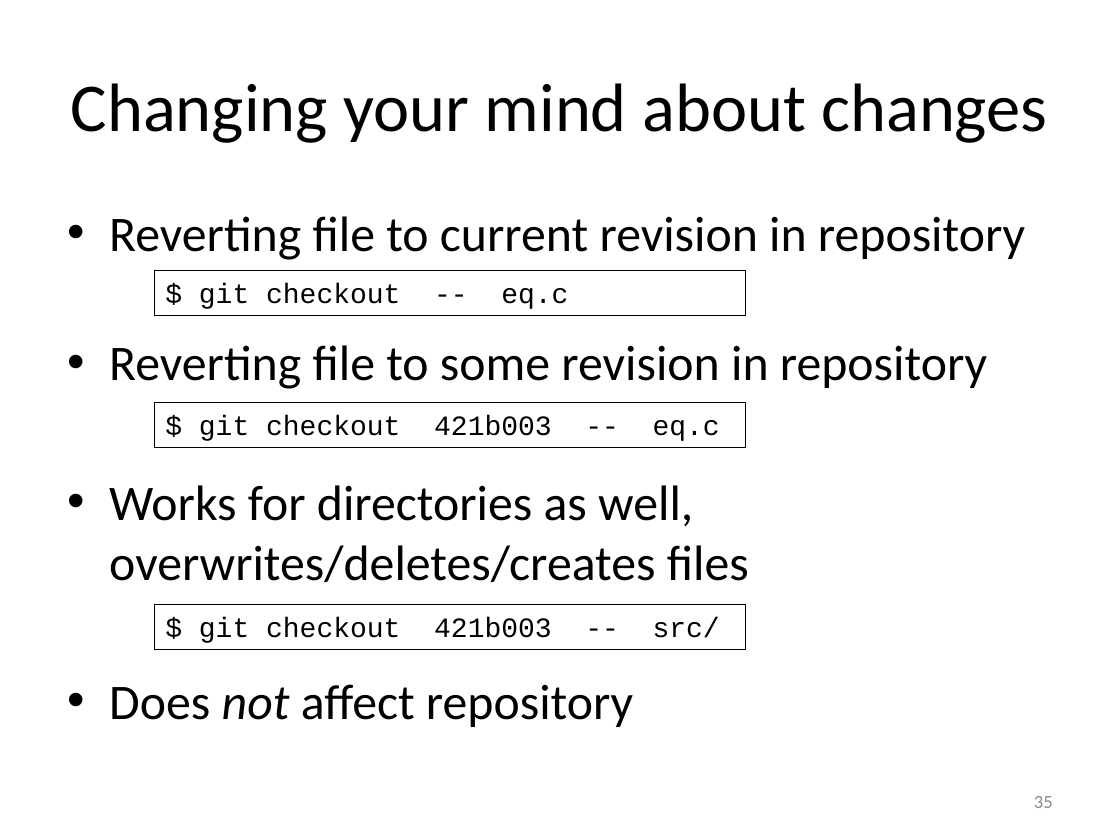
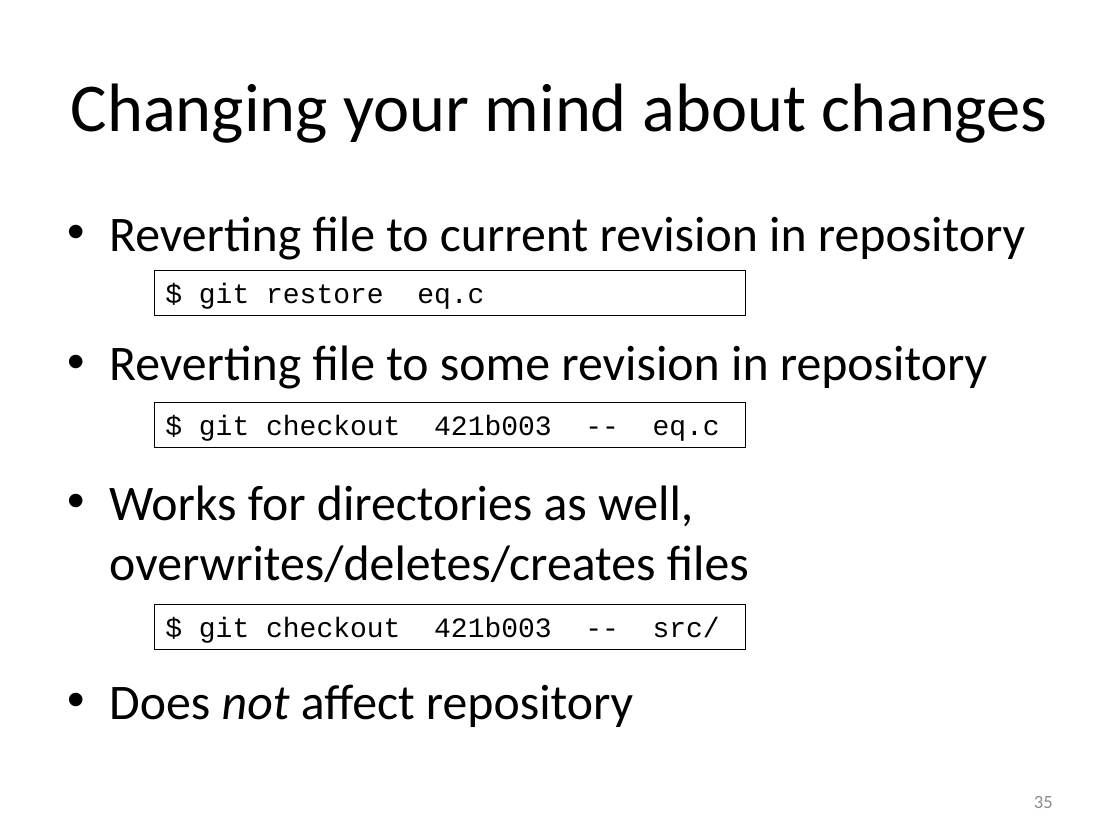
Before and after one commit to gjbex/Version-control-with-git, a slide deck: slide 35 of version_control_git.pptx. Drawn at 1120x840 pixels with LibreOffice and Linux fonts; fonts in the diff are those of the drawing. Boxes give left, top, right and bottom in pixels: in the first picture for what was removed or moved away, otherwise in the second. Text is boxed around its words. In the diff, an @@ line names an element or a change of style, - is before the commit and + after.

```diff
--- a/version_control_git.pptx
+++ b/version_control_git.pptx
@@ text in rectangle at bbox=[199, 283, 484, 309]: text changed @@
-$ git checkout -- eq.c
+$ git restore eq.c
```
Also in this commit, not shown: 2 other slides changed.
